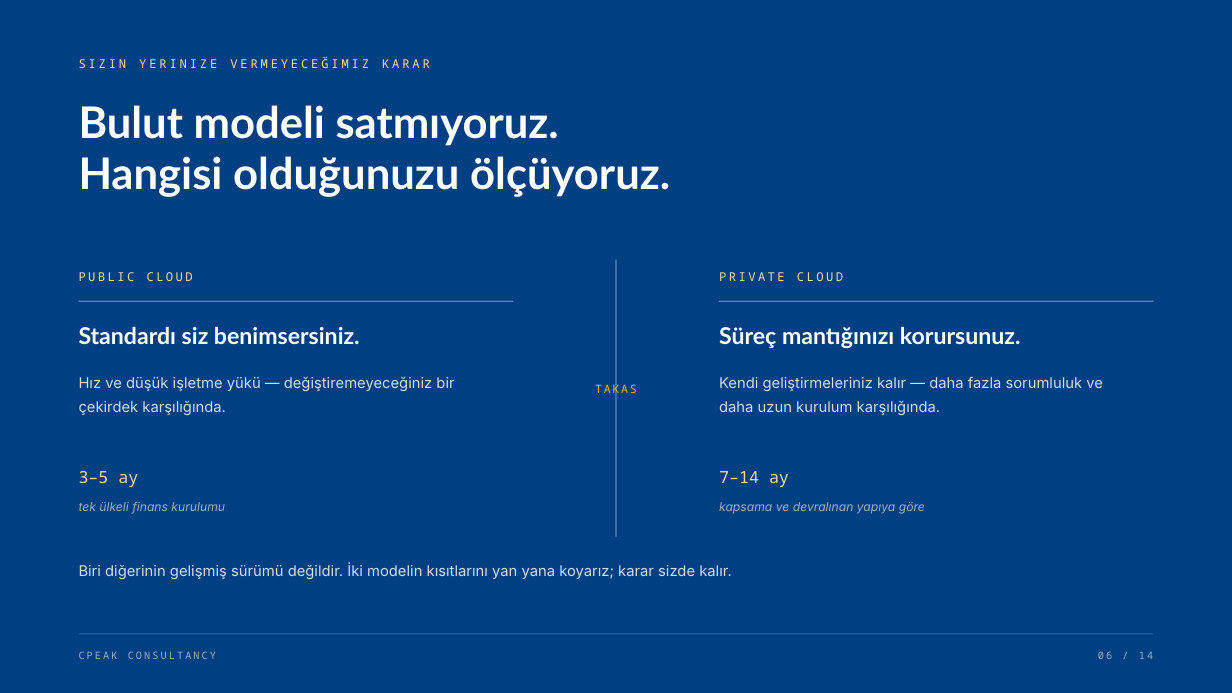
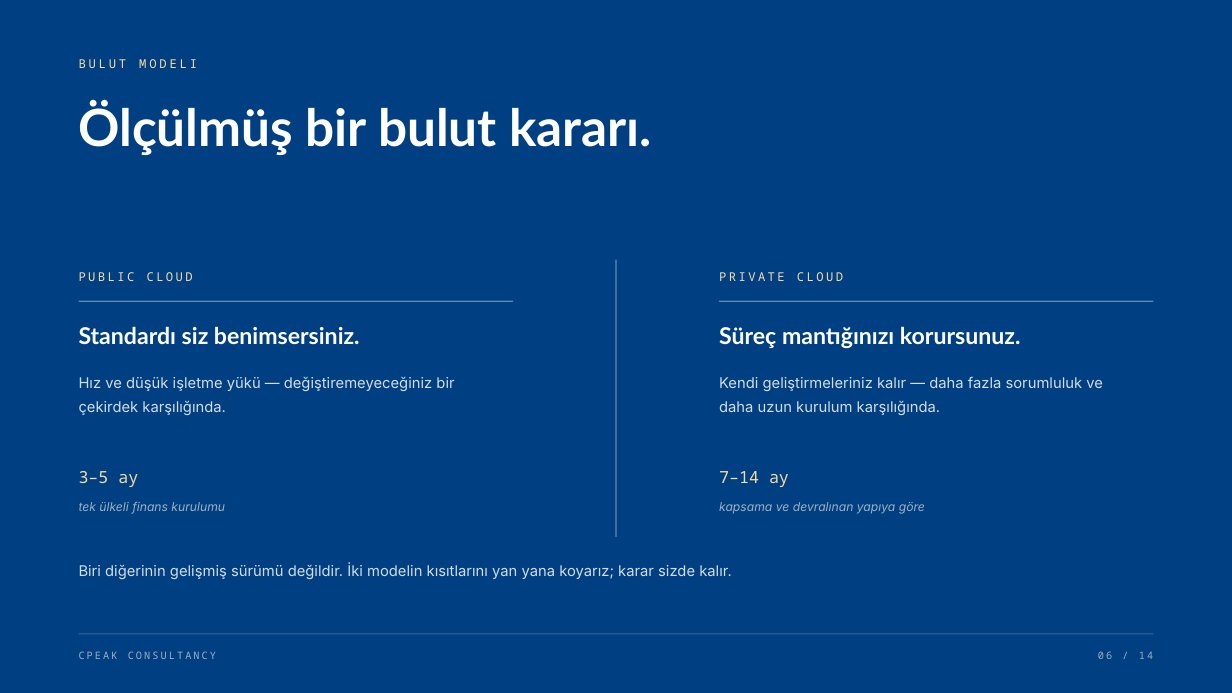
Before and after one commit to narinygt/Default, a slide deck: slide 6 of presentation/CPeak-Consultancy-Kurumsal-Sunum-TR.pptx. Drawn at 1232x693 pixels with LibreOffice and Linux fonts; fonts in the diff are those of the drawing; background and template pictures are left out. Boxes give left, top, right and bottom in pixels: in the first picture for what was removed or moved away, otherwise in the second. Text is boxed around its words. In the diff, an @@ line names an element or a change of style, - is before the commit and + after.

```diff
--- a/presentation/CPeak-Consultancy-Kurumsal-Sunum-TR.pptx
+++ b/presentation/CPeak-Consultancy-Kurumsal-Sunum-TR.pptx
@@ text at (79, 59, 197, 68): text changed @@
-SIZIN YERINIZE VERMEYECEĞIMIZ KARAR
+BULUT MODELI
@@ text at (79, 102, 652, 155): text changed; size 34 to 40 pt @@
-Bulut modeli satmıyoruz.
-Hangisi olduğunuzu ölçüyoruz.
+Ölçülmüş bir bulut kararı.
@@ text removed at (595, 382, 637, 397) @@
-TAKAS
```
Also in this commit, not shown: 13 other slides changed, 4 other files.
